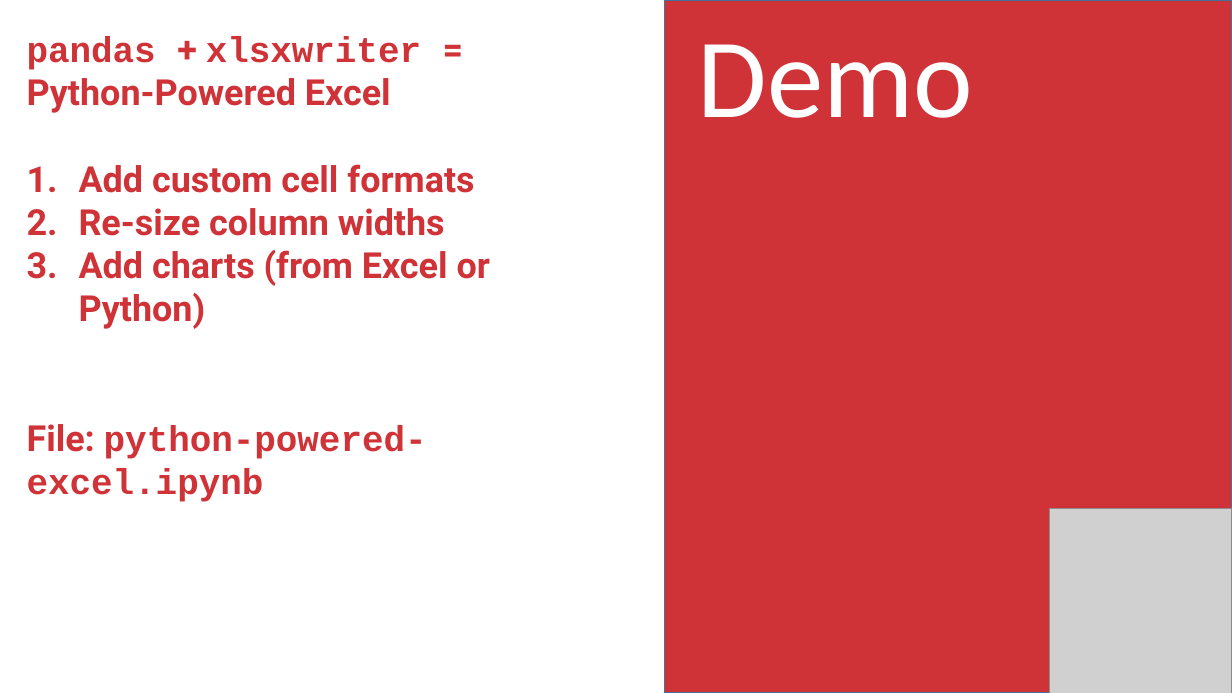
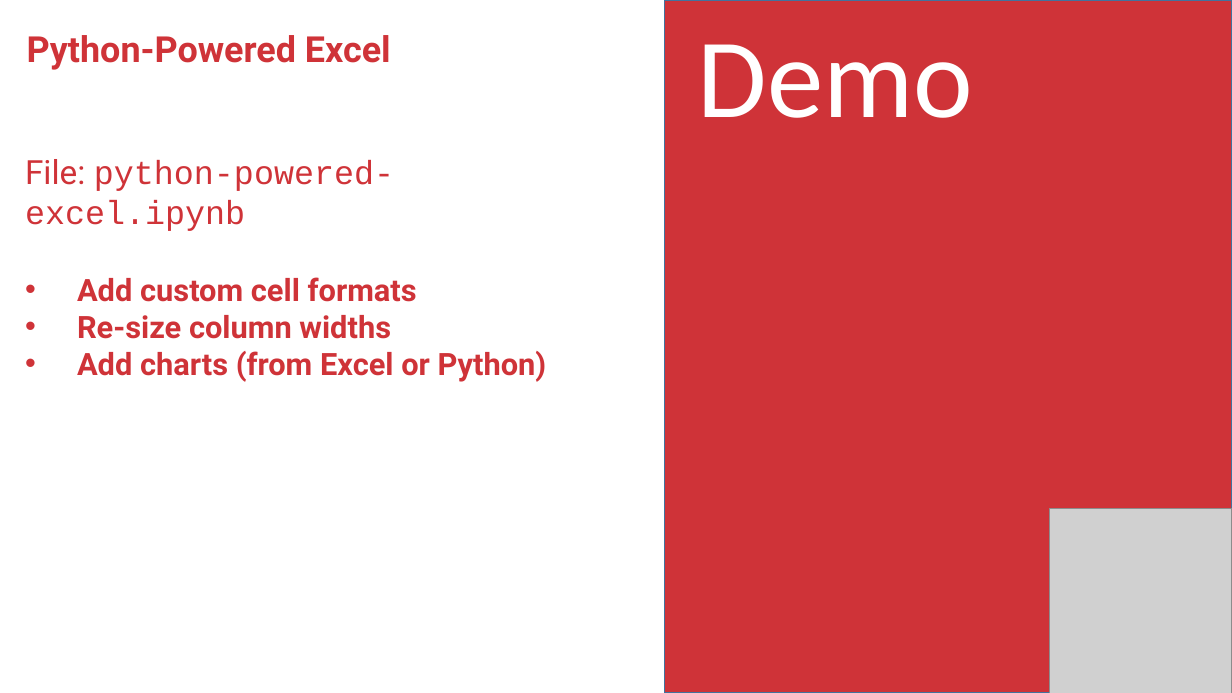
Before and after one commit to stringfestdata/rmb-aina-meetup, a slide deck: slide 7 of rmb-aina-meetup.pptx (slide 22 before the commit). Drawn at 1232x693 pixels with LibreOffice and Linux fonts; fonts in the diff are those of the drawing; grey boxes stand for pictures. Boxes give left, top, right and bottom in pixels: in the first picture for what was removed or moved away, otherwise in the second. Text is boxed around its words. In the diff, an @@ line names an element or a change of style, - is before the commit and + after.

```diff
--- a/rmb-aina-meetup.pptx
+++ b/rmb-aina-meetup.pptx
@@ text added at [27,35,391,70], 28 pt, text #CF3338, bold @@
+Python-Powered Excel
@@ text "File: python-powered-excel.ipynb": place and size @@
-text "File: python-powered-excel.ipynb" at [27,37,490,502]
+text "File: python-powered-excel.ipynb" at [25,159,547,382]
@@ text at [25,159,394,231]: text changed; size 28 to 26 pt; font Roboto to Courier New; bold off @@
-pandas + xlsxwriter =
-Python-Powered Excel
+File: python-powered-excel.ipynb
@@ text at [77,277,547,382]: size 28 to 24 pt in "Add custom cell formats", "Re-size column widths", "Add charts (from Excel or Python)"; bullet 1. to • @@
@@ text at [27,424,427,502]: paragraph removed @@
-File: python-powered-excel.ipynb
```
Also in this commit, not shown: 3 other slides changed, 7 slides added, 19 slides removed, 9 other files.
